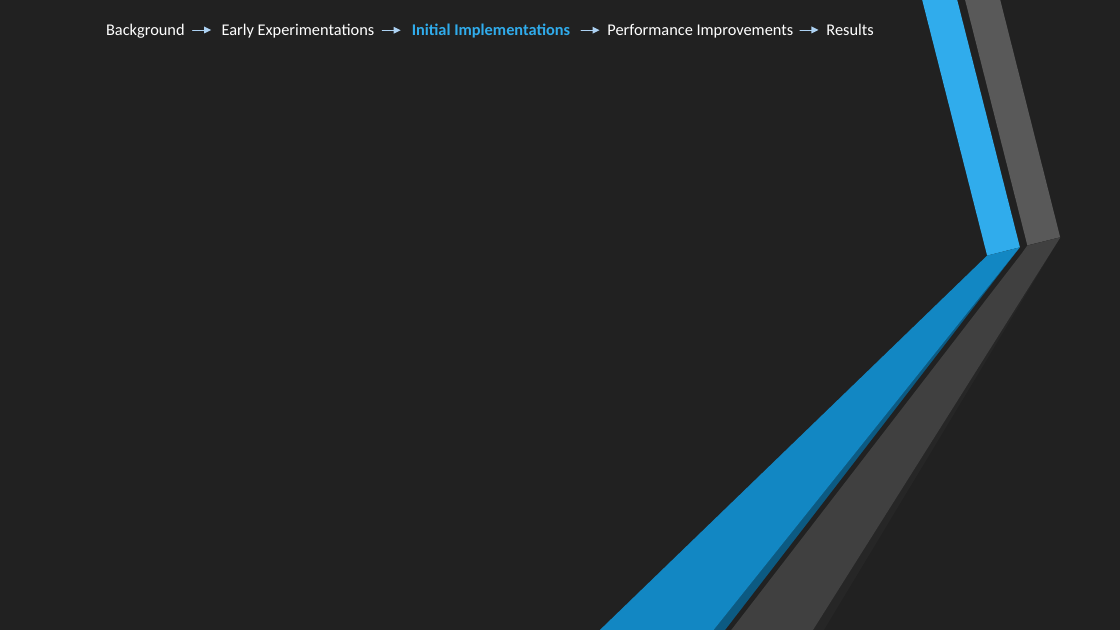
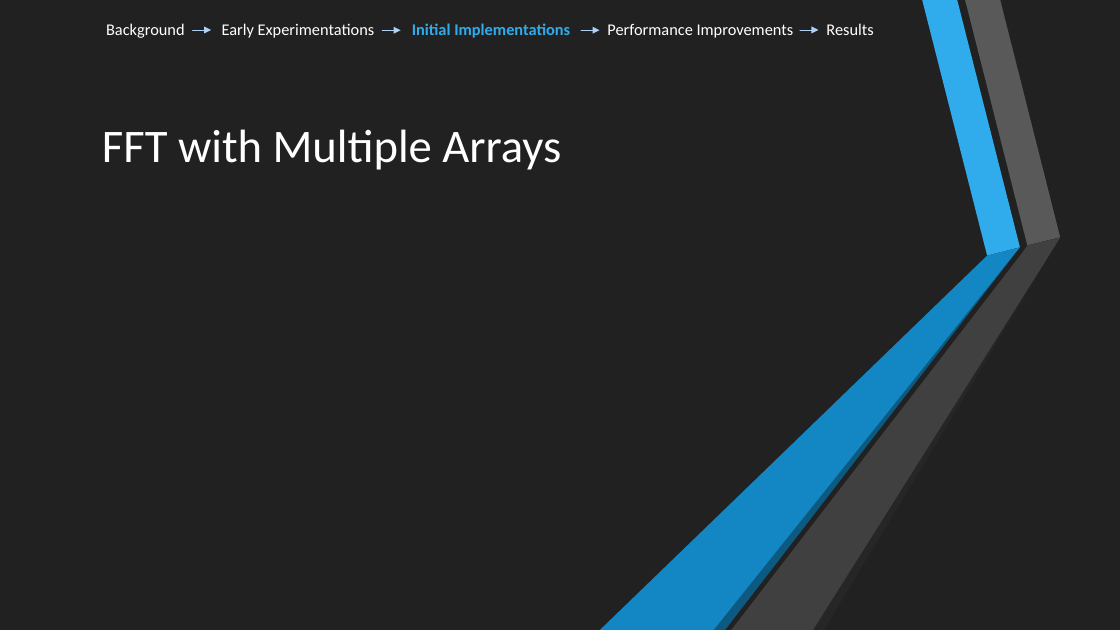
Before and after one commit to s-mckean52/Guildhall, a slide deck: slide 11 of OceanSimulation/Docs/Large Scale Realistic Ocean Rendering and Simulation.pptx. Drawn at 1120x630 pixels with LibreOffice and Linux fonts; fonts in the diff are those of the drawing. Boxes give left, top, right and bottom in pixels: in the first picture for what was removed or moved away, otherwise in the second. Text is boxed around its words. In the diff, an @@ line names an element or a change of style, - is before the commit and + after.

```diff
--- a/OceanSimulation/Docs/Large Scale Realistic Ocean Rendering and Simulation.pptx
+++ b/OceanSimulation/Docs/Large Scale Realistic Ocean Rendering and Simulation.pptx
@@ title added at box(102, 129, 561, 170), 40 pt, text #FFFFFF @@
+FFT with Multiple Arrays
```
Also in this commit, not shown: 2 other slides changed, 2 slides added, 5 other files.
